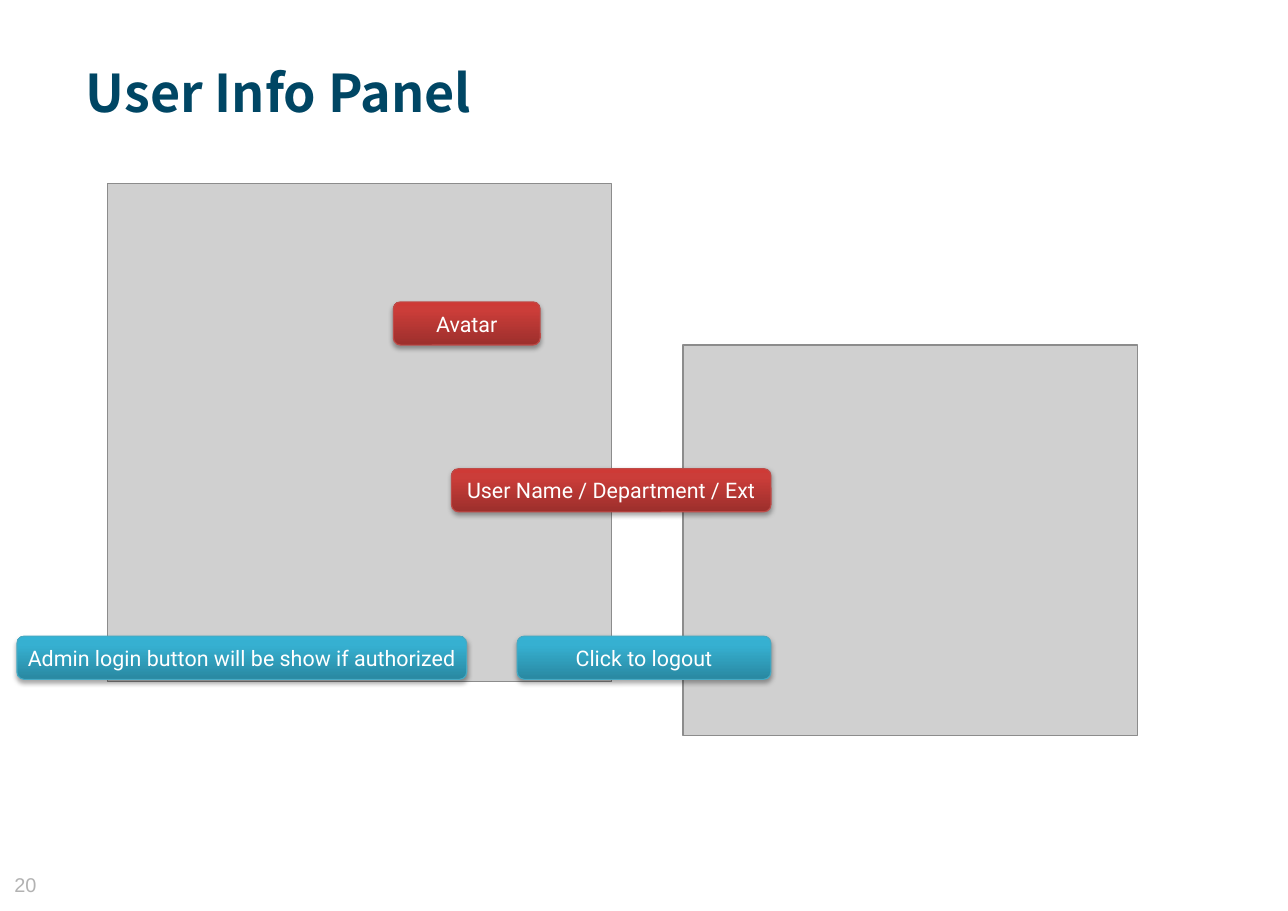
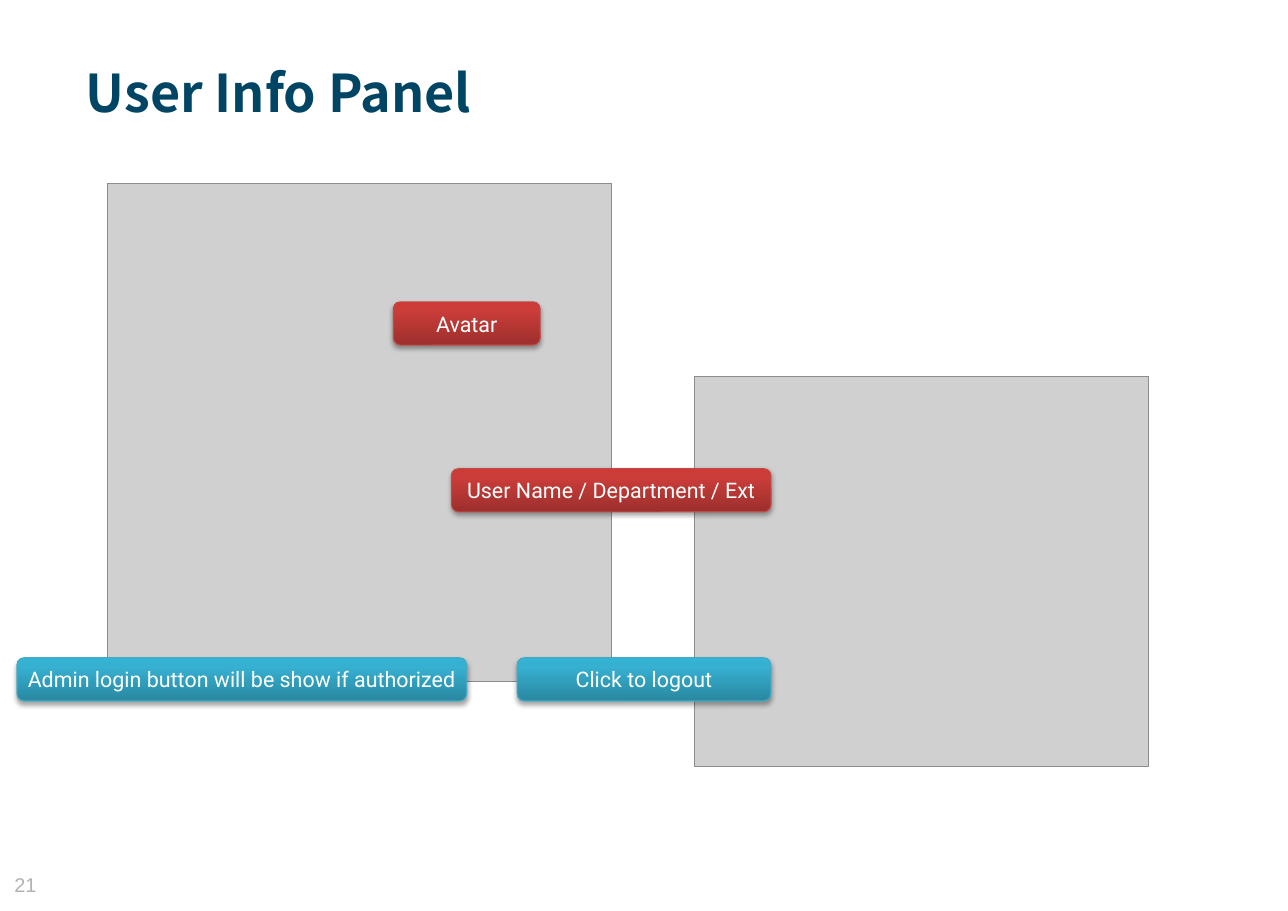
Before and after one commit to MosesZhu/Cube, a slide deck: slide 21 of Document/New Webframework Introduction.pptx (slide 20 before the commit). Drawn at 1288x911 pixels with LibreOffice and Linux fonts; fonts in the diff are those of the drawing; grey boxes stand for pictures; background and template pictures are left out. Boxes give left, top, right and bottom in pixels: in the first picture for what was removed or moved away, otherwise in the second. Text is boxed around its words. In the diff, an @@ line names an element or a change of style, - is before the commit and + after.

```diff
--- a/Document/New Webframework Introduction.pptx
+++ b/Document/New Webframework Introduction.pptx
@@ picture: place and size @@
-picture at (683,345,1137,735)
+picture at (695,377,1149,767)
@@ rounded rectangle "Admin login button will be ...": place and size @@
-rounded rectangle "Admin login button will be ..." at (17,636,466,679)
+rounded rectangle "Admin login button will be ..." at (17,658,466,701)
@@ rounded rectangle "Click to logout": place and size @@
-rounded rectangle "Click to logout" at (518,636,771,679)
+rounded rectangle "Click to logout" at (518,658,771,701)
@@ page number at (14,878,36,892): text changed @@
-20
+21
```
Also in this commit, not shown: 8 other slides changed, 1 slide added, 22 other files.
